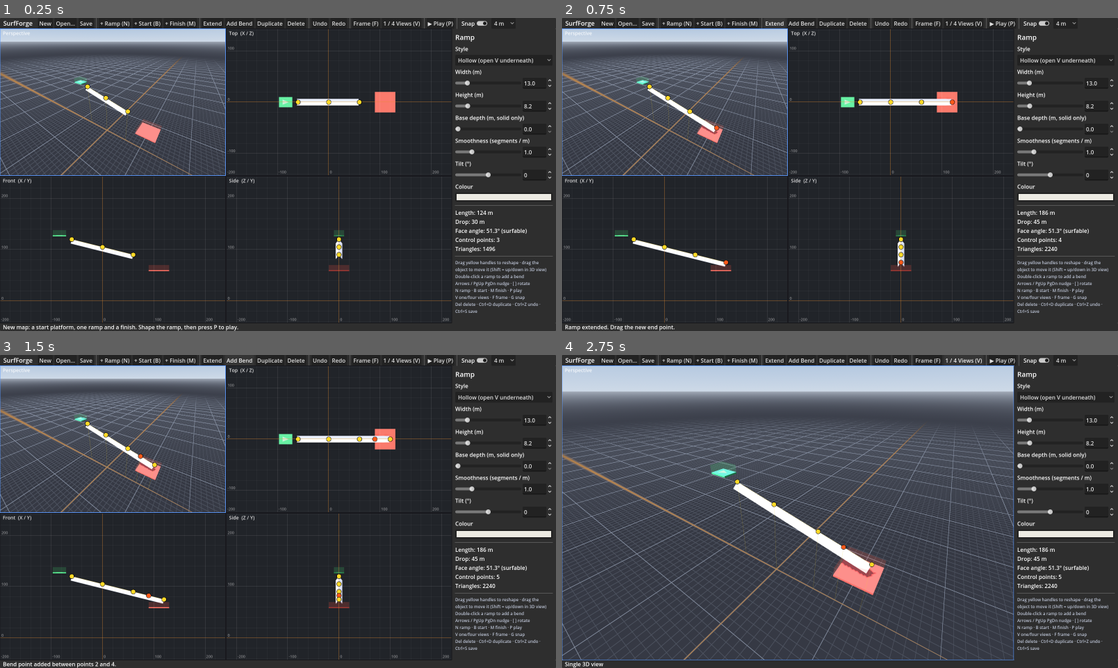
Above: before the commit, frames 1-4 (two rows, left to right).
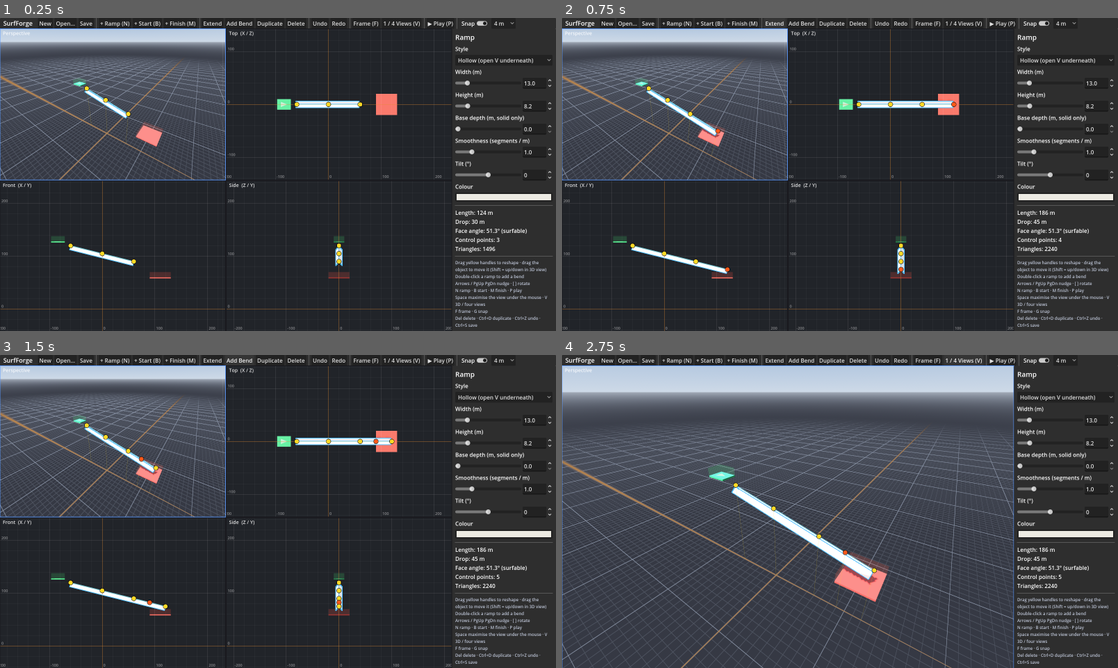
Above: after the commit, the same moments.

Repository: SebzIO/MALLET
Game: Godot game, scene res://editor/main.tscn
The game is run twice, just before and just after one commit, with the same random seed, the same clock (stepped at 60 frames per second) and the same inputs.
Inputs:
- Up to frame 1 (0.25 s): no input
- Up to frame 2 (0.75 s): click "Extend" at 0.5 s
- Up to frame 3 (1.5 s): click "Add Bend" at 1.25 s
- Up to frame 4 (2.75 s): click "1 / 4 Views (V)" at 2 s

The runs differ from the first frame. In frame 1, 7.5% of the frame differs, in the area x 0-99%, y 7-100%; in frame 2, 7.7%; in frame 3, 7.7%; in frame 4, 11%, in the area x 0-99%, y 11-100%.

Commit message:
Selection outline instead of tint, Space maximises hovered view, 400 u/s prespeed cap
- selected ramps/platforms keep their real colour; a blue edge outline shows the selection
- Space toggles the view under the mouse between maximised and four views (Hammer/MapCraft style)
- play mode caps horizontal speed at 400 u/s inside the start zone, like SurfsUp's default mode

Diff:
--- a/core/ramp_shape.gd
+++ b/core/ramp_shape.gd
@@ -75,20 +75,12 @@
 		Vector2(w * 0.9, -height * 0.0625), Vector2(0, height * 0.84), Vector2(-w * 0.9, -height * 0.0625)])
 
 
-## Full ramp mesh. `ridge` is the sampled path of the ridge line.
-## `roll` (degrees) tilts the cross-section around the path; positive tips the right face down.
-static func build_mesh(ridge: PackedVector3Array, width: float, height: float, roll_deg := 0.0,
-		solid := false, base_depth := 0.0) -> ArrayMesh:
-	var mesh := ArrayMesh.new()
+## Cross-section points at every ridge sample: rings[i][k] is profile point k at sample i.
+static func compute_rings(ridge: PackedVector3Array, width: float, height: float, roll_deg := 0.0,
+		solid := false, base_depth := 0.0) -> Array[PackedVector3Array]:
+	var prof := profile(width, height, solid, base_depth)
 	var n := ridge.size()
-	if n < 2:
-		return mesh
-	var prof := profile(width, height, solid, base_depth)
-	var pc := prof.size()
-	# frame at every sample
 	var rings: Array[PackedVector3Array] = []
-	var dist := PackedFloat32Array()
-	var d := 0.0
 	for i in n:
 		var t: Vector3 = (ridge[min(i + 1, n - 1)] - ridge[max(i - 1, 0)]).normalized()
 		var side := Vector3.UP.cross(t)
@@ -105,6 +97,23 @@
 		for p in prof:
 			ring.append(base + side * p.x + up * p.y)
 		rings.append(ring)
+	return rings
+
+
+## Full ramp mesh. `ridge` is the sampled path of the ridge line.
+## `roll` (degrees) tilts the cross-section around the path; positive tips the right face down.
+static func build_mesh(ridge: PackedVector3Array, width: float, height: float, roll_deg := 0.0,
+		solid := false, base_depth := 0.0) -> ArrayMesh:
+	var mesh := ArrayMesh.new()
+	var n := ridge.size()
+	if n < 2:
+		return mesh
+	var prof := profile(width, height, solid, base_depth)
+	var pc := prof.size()
+	var rings := compute_rings(ridge, width, height, roll_deg, solid, base_depth)
+	var dist := PackedFloat32Array()
+	var d := 0.0
+	for i in n:
 		if i > 0:
 			d += ridge[i].distance_to(ridge[i - 1])
 		dist.append(d)
--- a/editor/editor.gd
+++ b/editor/editor.gd
@@ -237,7 +237,7 @@
 	help.add_theme_color_override("font_color", Color(0.75, 0.78, 0.85))
 	help.text = ("Drag yellow handles to reshape · drag the object to move it (Shift = up/down in 3D view)\n"
 		+ "Double-click a ramp to add a bend\nArrows / PgUp PgDn nudge · [ ] rotate\n"
-		+ "N ramp · B start · M finish · P play\nV one/four views · F frame · G snap\n"
+		+ "N ramp · B start · M finish · P play\nSpace maximise the view under the mouse · V 3D / four views\nF frame · G snap\n"
 		+ "Del delete · Ctrl+D duplicate · Ctrl+Z undo · Ctrl+S save")
 	props.add_child(help)
 
@@ -324,10 +324,26 @@
 
 func _toggle_views() -> void:
 	quad_view = not quad_view
-	for i in range(1, panes.size()):
-		panes[i].visible = quad_view
+	for i in panes.size():
+		panes[i].visible = quad_view or i == 0
 	_view_grid.columns = 2 if quad_view else 1
 	_set_status("Four views" if quad_view else "Single 3D view")
+
+
+## Space: fill the editor with the view under the mouse; press again to go back to four views.
+func _toggle_maximise_hovered() -> void:
+	var mouse := get_viewport().get_mouse_position()
+	var hovered: ViewPane = active_pane
+	for p in panes:
+		if p.visible and p.get_global_rect().has_point(mouse):
+			hovered = p
+	var maximised: bool = panes.filter(func(p): return p.visible).size() == 1
+	for p in panes:
+		p.visible = maximised or p == hovered
+	_view_grid.columns = 2 if maximised else 1
+	quad_view = maximised
+	active_pane = hovered
+	_set_status("Four views" if maximised else "%s view - Space to go back to four views" % ViewPane.NAMES[hovered.kind].get_slice(" ", 0))
 
 
 func set_active_pane(p: ViewPane) -> void:
@@ -459,6 +475,12 @@
 	if play.active or selected == null:
 		return
 	var cam := pane.camera
+	var lines: Array[PackedVector3Array] = selected.outline if selected is RampNode else selected.outline_lines()
+	for line in lines:                           # selection outline (keeps the object's real colour visible)
+		for i in range(1, line.size()):
+			if cam.is_position_behind(line[i]) or cam.is_position_behind(line[i - 1]):
+				continue
+			ov.draw_line(cam.unproject_position(line[i - 1]), cam.unproject_position(line[i]), Color(0.3, 0.75, 1.0, 0.95), 2.0)
 	if selected is RampNode:
 		var pts: PackedVector3Array = selected.points
 		for i in pts.size():
@@ -542,6 +564,7 @@
 		KEY_M: _add_entity("finish")
 		KEY_P: _play_clicked()
 		KEY_V: _toggle_views()
+		KEY_SPACE: _toggle_maximise_hovered()
 		KEY_DELETE, KEY_BACKSPACE: _delete_clicked()
 		KEY_F: _frame_clicked()
 		KEY_G:
--- a/editor/entity_node.gd
+++ b/editor/entity_node.gd
@@ -90,9 +90,25 @@
 
 func _update_material() -> void:
 	_mat.albedo_color = KINDS[kind]["color"]
-	_mat.emission_enabled = _selected
-	_mat.emission = Color(0.15, 0.35, 0.9)
-	_mat.emission_energy_multiplier = 0.45
+	_mat.emission_enabled = false              # selection is shown with an outline
+
+
+## The platform's box edges in world space (for the selection outline).
+func outline_lines() -> Array[PackedVector3Array]:
+	var h := size / 2
+	var out: Array[PackedVector3Array] = []
+	var corners := {}
+	for x in [-1, 1]:
+		for y in [-1, 1]:
+			for z in [-1, 1]:
+				corners[Vector3i(x, y, z)] = global_transform * Vector3(x * h.x, -h.y + y * h.y, z * h.z)
+	for y in [-1, 1]:
+		out.append(PackedVector3Array([corners[Vector3i(-1, y, -1)], corners[Vector3i(1, y, -1)], corners[Vector3i(1, y, 1)],
+			corners[Vector3i(-1, y, 1)], corners[Vector3i(-1, y, -1)]]))
+	for x in [-1, 1]:
+		for z in [-1, 1]:
+			out.append(PackedVector3Array([corners[Vector3i(x, -1, z)], corners[Vector3i(x, 1, z)]]))
+	return out
 
 
 ## World-space box the player must be inside (start: leaving it starts the timer; finish: entering it stops it).
--- a/editor/play_mode.gd
+++ b/editor/play_mode.gd
@@ -9,6 +9,7 @@
 const UNITS_PER_METRE := 39.37            # SurfsUp's HUD shows Source units/s
 const KEYS := {"forward": KEY_W, "back": KEY_S, "left": KEY_A, "right": KEY_D, "jump": KEY_SPACE,
 	"crouch": KEY_CTRL, "sprint": KEY_SHIFT}
+const PRESPEED_CAP := 400.0                ## u/s: SurfsUp's default mode caps speed in the start zone
 const KILL_Y := -60.0                     # below this you respawn (stand-in for the map's kill floor)
 
 var active := false
@@ -124,6 +125,8 @@
 	var feet := player.global_position + Vector3(0, 0.5, 0)
 	match run_state:
 		Run.WAITING:
+			# no prespeed: bhopping on the platform can't build speed, and you leave it at 400 u/s at most
+			_cap_horizontal_speed(PRESPEED_CAP / UNITS_PER_METRE)
 			if not _start_box.has_volume() or not _start_box.has_point(feet):
 				run_state = Run.RUNNING              # left the start zone (or there is none): go
 				run_time = 0.0
@@ -134,6 +137,14 @@
 				_flash = 3.0
 				if best_time <= 0.0 or run_time < best_time:
 					best_time = run_time
+
+
+func _cap_horizontal_speed(limit: float) -> void:
+	var h := Vector2(player.velocity.x, player.velocity.z)
+	if h.length() > limit:
+		h = h.normalized() * limit
+		player.velocity.x = h.x
+		player.velocity.z = h.y
 
 
 static func format_time(t: float) -> String:
--- a/editor/ramp_node.gd
+++ b/editor/ramp_node.gd
@@ -22,6 +22,7 @@
 var _material := StandardMaterial3D.new()
 var _selected := false
 var triangle_count := 0
+var outline: Array[PackedVector3Array] = []   ## edge polylines for the selection outline
 var length := 0.0
 
 
@@ -46,6 +47,7 @@
 	if mesh.get_surface_count() > 0:
 		triangle_count = mesh.surface_get_array_len(0) / 3
 	length = RampShape.path_length(ridge)
+	_build_outline(ridge)
 	_update_material()
 	changed.emit()
 
@@ -56,10 +58,33 @@
 
 
 func _update_material() -> void:
-	_material.albedo_color = color
-	_material.emission_enabled = _selected
-	_material.emission = Color(0.15, 0.35, 0.9)
-	_material.emission_energy_multiplier = 0.35
+	_material.albedo_color = color             # selection is shown with an outline, so the colour is always true
+
+
+## Lines along each edge of the cross-section, plus the outline of both end caps.
+func _build_outline(ridge: PackedVector3Array) -> void:
+	outline.clear()
+	if ridge.size() < 2:
+		return
+	var step: int = max(1, ridge.size() / 60)
+	var thin := PackedVector3Array()
+	for i in range(0, ridge.size(), step):
+		thin.append(ridge[i])
+	if thin[thin.size() - 1] != ridge[ridge.size() - 1]:
+		thin.append(ridge[ridge.size() - 1])
+	var rings := RampShape.compute_rings(thin, width, height, roll, solid, base_depth)
+	var pc := rings[0].size()
+	for k in pc:
+		if not solid and k >= 3:
+			continue                                 # skip the hollow ramp's underside lines
+		var line := PackedVector3Array()
+		for ring in rings:
+			line.append(ring[k])
+		outline.append(line)
+	for ring in [rings[0], rings[rings.size() - 1]]:
+		var cap: PackedVector3Array = ring.duplicate()
+		cap.append(ring[0])
+		outline.append(cap)
 
 
 ## Plain-data snapshot for save files and undo.
--- a/tests/editor_test.gd
+++ b/tests/editor_test.gd
@@ -77,12 +77,30 @@
 	await shot("e03_single_view")
 	ed._toggle_views()
 
+	# recolour the selected ramp: it must show its real colour (outline, not tint)
+	ed._select(ed.ramps_root.get_child(0))
+	ed._edit_prop("color", Color(0.9, 0.2, 0.6))
+	await shot("e03b_recolour_selected")
+	# Space over the top view maximises it, Space again restores four views
+	var topv: ViewPane = ed.panes[1]
+	root.warp_mouse(topv.get_global_rect().get_center())
+	await process_frame
+	key(KEY_SPACE)
+	print("after Space: visible panes ", ed.panes.filter(func(x): return x.visible).size(), " -> ", ed._status.text.strip_edges())
+	await shot("e03c_space_top")
+	key(KEY_SPACE)
+	print("after Space again: visible panes ", ed.panes.filter(func(x): return x.visible).size())
+
 	# timed run: play, then teleport the player off the start (timer starts) and onto the finish (timer stops)
 	ed._play_clicked()
 	await physics_frame
 	var p: SUCC = ed.play.player
 	print("spawned at ", p.global_position.snapped(Vector3.ONE * 0.1), " state ", ed.play.run_state)
 	await shot("e04_play_on_start")
+	# prehop attempt: 900 u/s on the platform must be capped to 400
+	p.velocity = Vector3(900.0 / 39.37, 0, 0)
+	for i in 2: await physics_frame
+	print("prespeed on start: %d u/s (cap 400)" % roundi(Vector2(p.velocity.x, p.velocity.z).length() * 39.37))
 	p.teleport(Transform3D(Basis(), Vector3(0, 140, 0)))
 	for i in 30: await physics_frame
 	print("left start: state ", ed.play.run_state, " time %.2f" % ed.play.run_time)
